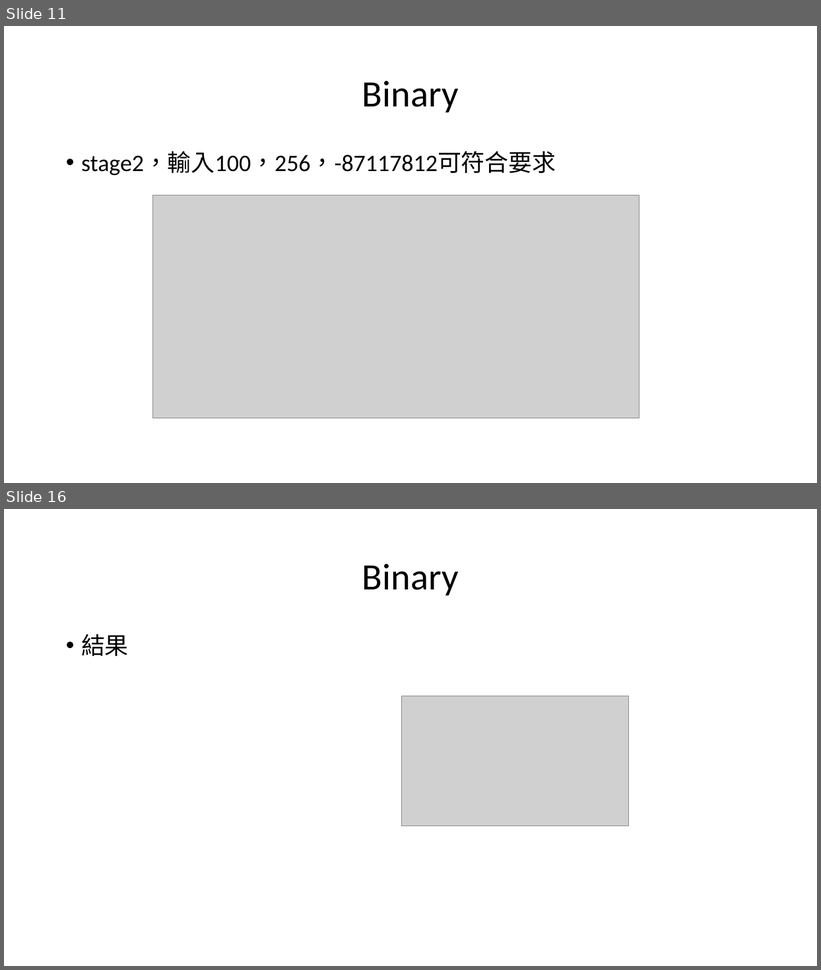
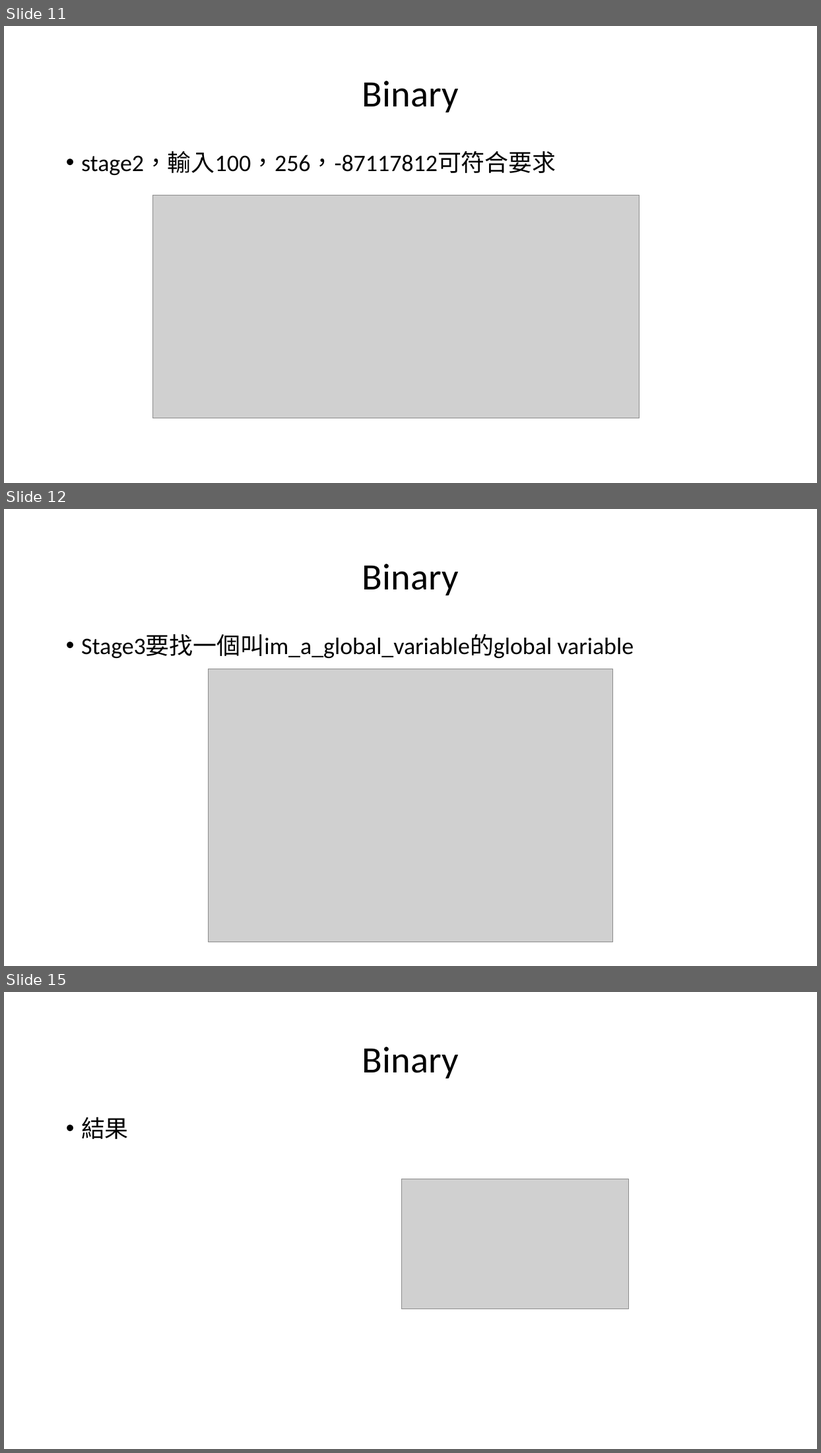
Before and after one commit to u100022136/att_and_def, a slide deck: Pwn/pwn.pptx. Shown one above the other, each under a label of ours: slides 11 and 16 before the commit, slides 11, 12 and 15 after it; the slides between them are not shown. The pictures are 821x970 and 821x1453 pixels, drawn with LibreOffice and Linux fonts; fonts in the diff are those of the drawing; grey boxes stand for pictures. Boxes give left, top, right and bottom in pixels: in the first picture for what was removed or moved away, otherwise in the second. Text is boxed around its words. In the diff, an @@ line names an element or a change of style, - is before the commit and + after.

```diff
--- a/Pwn/pwn.pptx
+++ b/Pwn/pwn.pptx
@@ slide 12 added at [4,509,817,966], background #FFFFFF @@
@@ title added at [362,564,459,595], 44 pt, text #000000 @@
+Binary
@@ text added at [81,634,634,658], 28 pt, text #000000 @@
+• Stage3要找一個叫im_a_global_variable的global variable
@@ picture added at [209,669,613,942] @@
@@ what was slide 16 is now slide 15 @@
```
Also in this commit, not shown: 2 other slides added, 4 slides removed.
